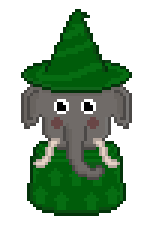
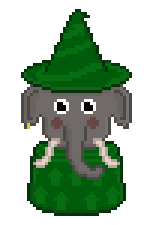
Revision of a layered 150 x 225 image; what changed, layer by layer:
painted on "Pasted Layer" over <box>27,123,30,129</box>
